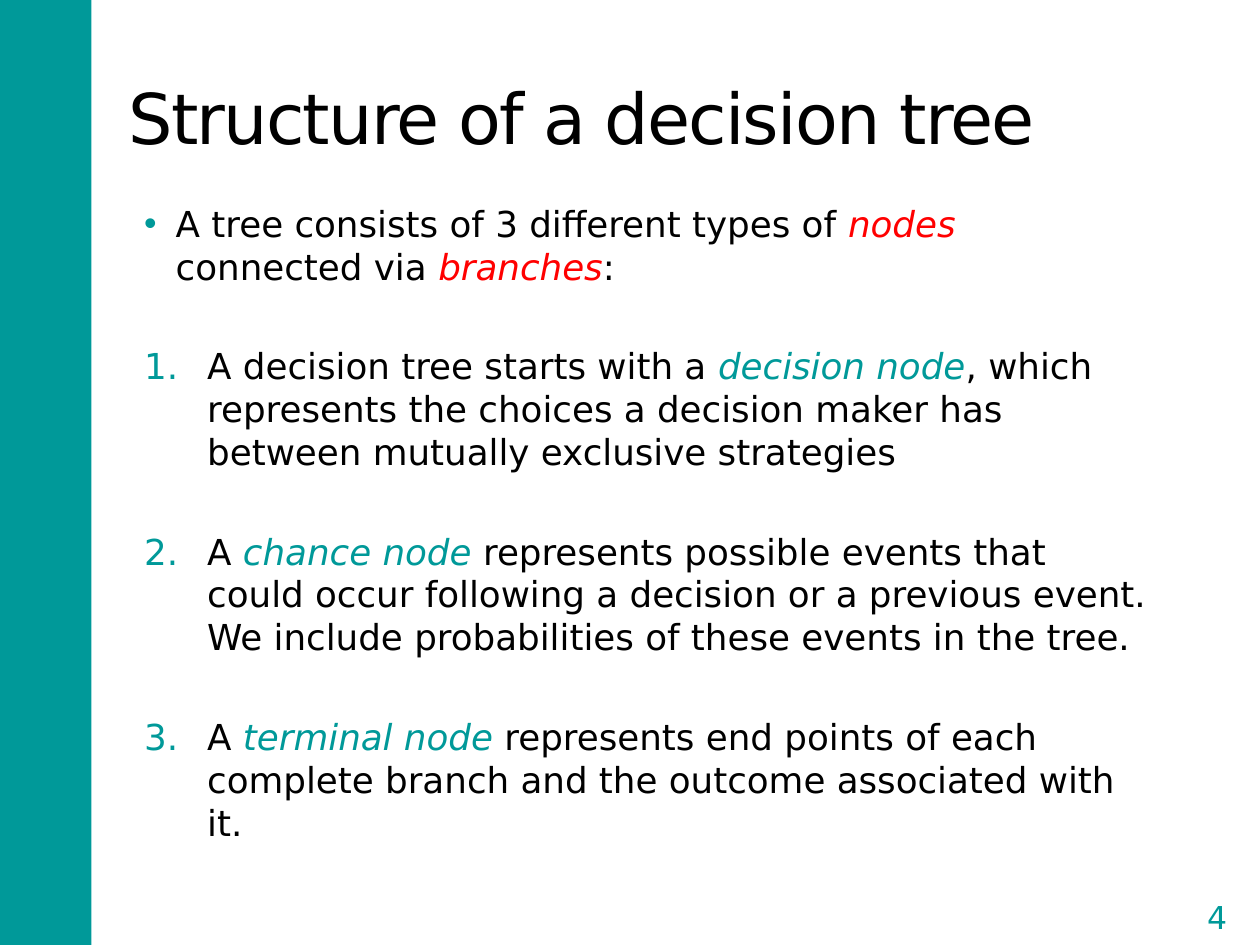
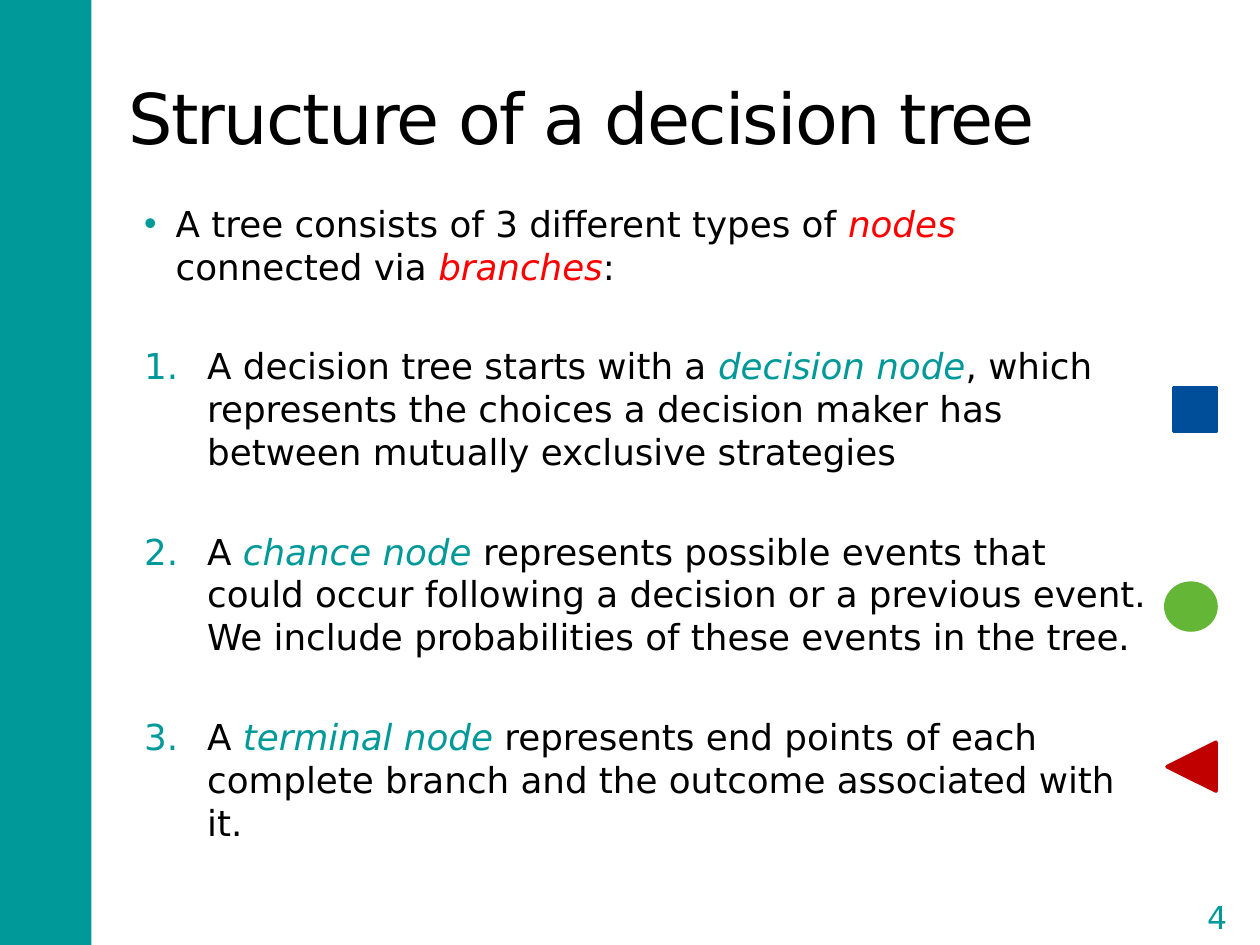
Before and after one commit to DARTH-git/Course-Modularization, a slide deck: slide 4 of static/Course_Modularization/Decision trees/Slides/DecisionTreeSlides_video_2.pptx. Drawn at 1260x945 pixels with LibreOffice and Linux fonts; fonts in the diff are those of the drawing. Boxes give left, top, right and bottom in pixels: in the first picture for what was removed or moved away, otherwise in the second. Text is boxed around its words. In the diff, an @@ line names an element or a change of style, - is before the commit and + after.

Commit message:
new dec tree slides

```diff
--- a/static/Course_Modularization/Decision trees/Slides/DecisionTreeSlides_video_2.pptx
+++ b/static/Course_Modularization/Decision trees/Slides/DecisionTreeSlides_video_2.pptx
@@ rectangle added at [1173,388,1216,432], fill #004D99, outline #004D99 2 pt @@
@@ ellipse added at [1166,583,1216,630], fill #64B636, outline #64B636 2 pt @@
@@ triangle added at [1167,742,1216,791], fill #C00000, outline #C00000 2 pt @@
```
Also in this commit, not shown: 7 other slides changed, 6 slides added, 1 slide removed, 1 other file.
